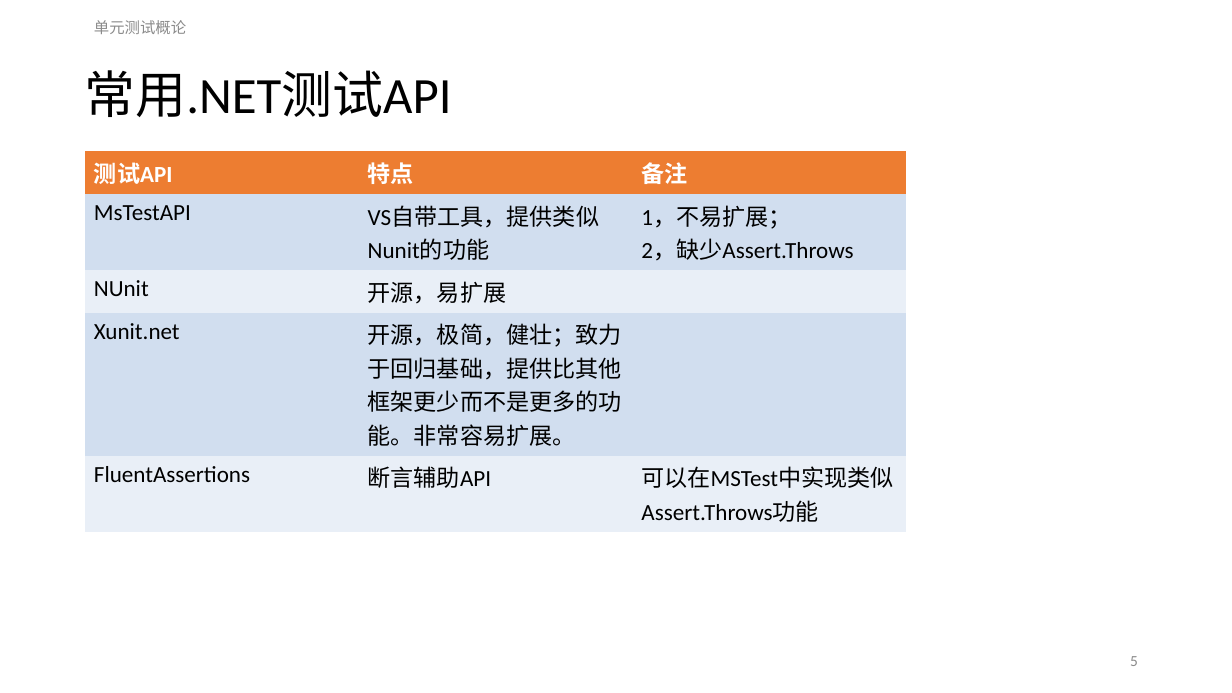
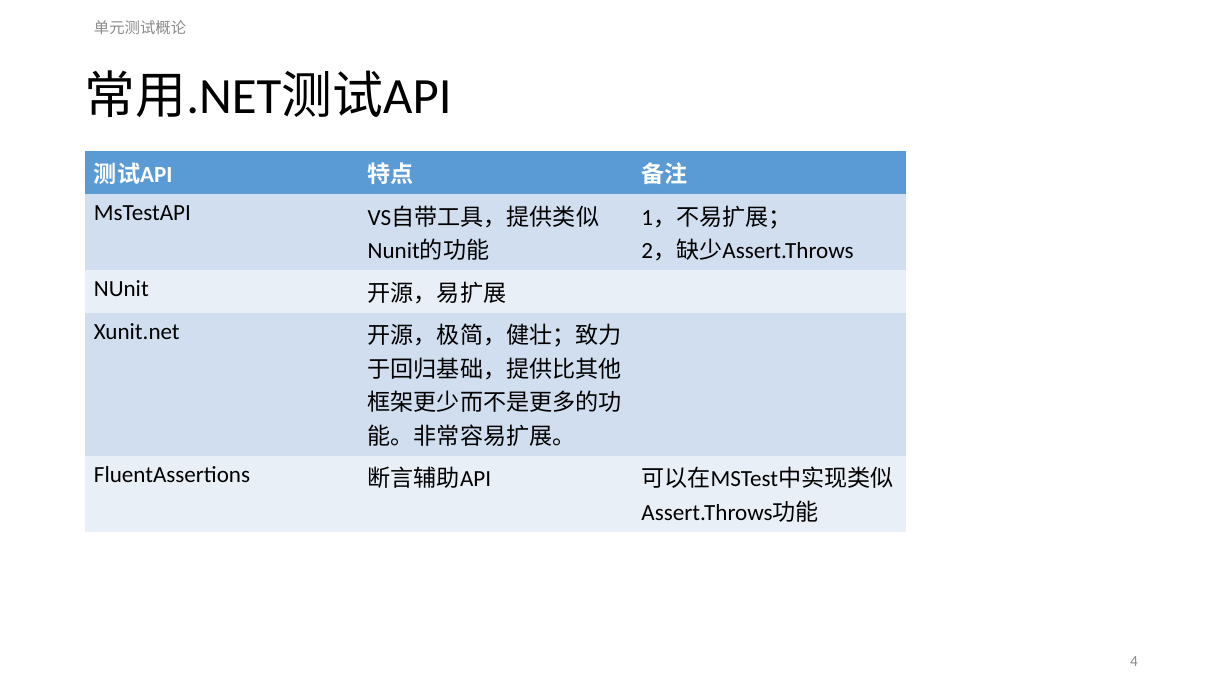
Before and after one commit to ReganHe/SharpUnitTest, a slide deck: slide 4 of MyUnitTest/Document/单元测试.pptx (slide 5 before the commit). Drawn at 1232x693 pixels with LibreOffice and Linux fonts; fonts in the diff are those of the drawing. Boxes give left, top, right and bottom in pixels: in the first picture for what was removed or moved away, otherwise in the second. Text is boxed around its words. In the diff, an @@ line names an element or a change of style, - is before the commit and + after.

```diff
--- a/MyUnitTest/Document/单元测试.pptx
+++ b/MyUnitTest/Document/单元测试.pptx
@@ table at bbox=[85, 151, 906, 526] @@
@@ fill #ED7D31 to #5B9BD5 in row 1 @@
@@ page number at bbox=[1130, 656, 1138, 666]: text changed @@
-5
+4
```
Also in this commit, not shown: 1 other slide changed, 2 slides added, 1 slide removed.
